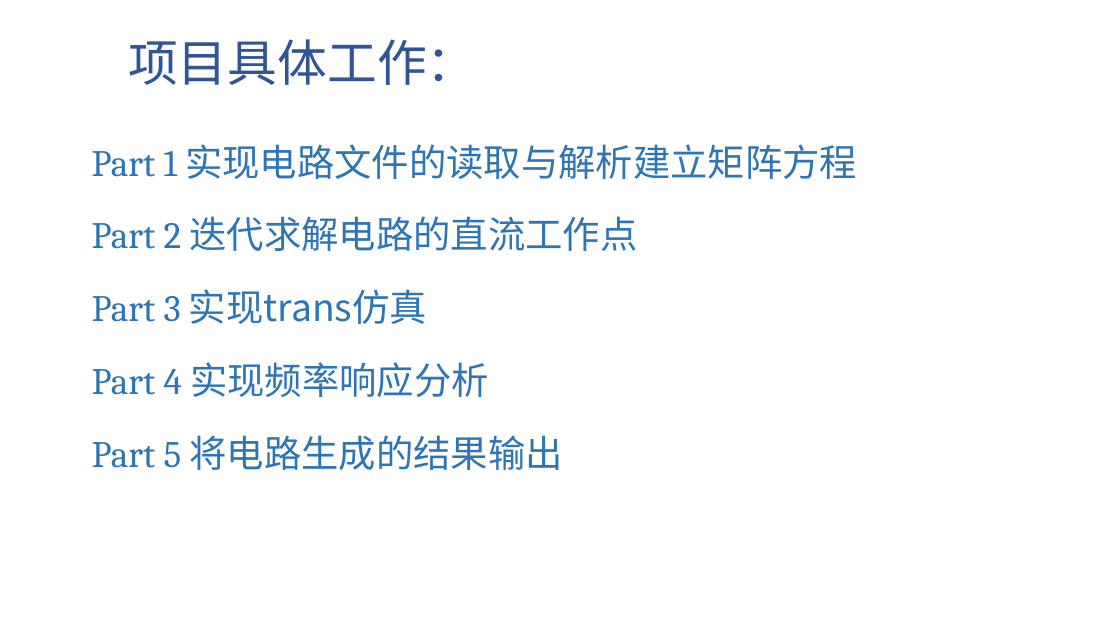
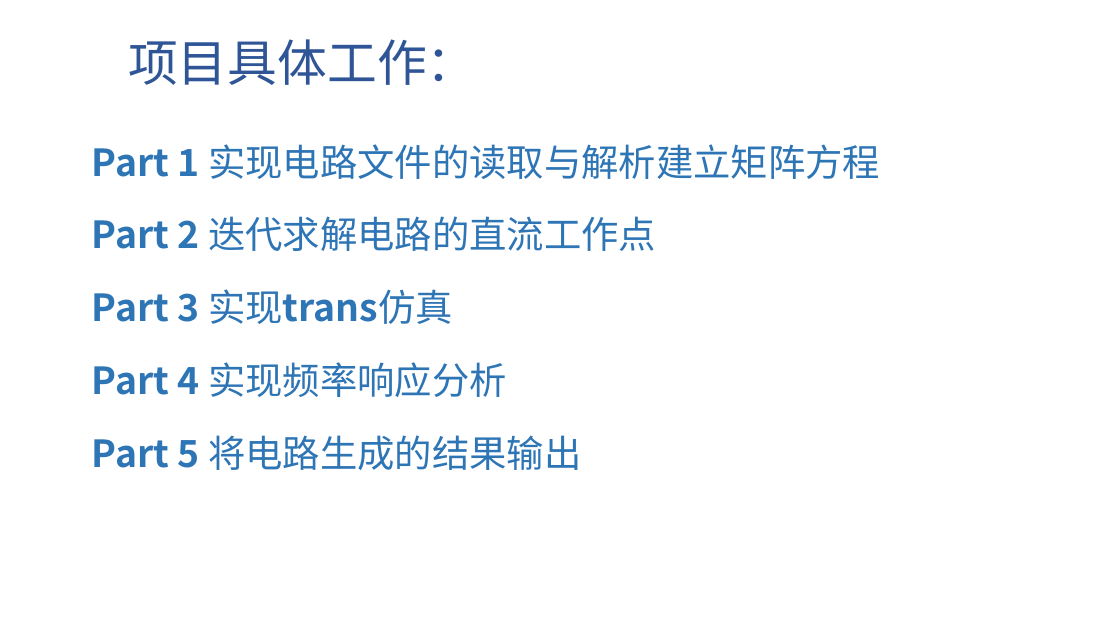
Before and after one commit to shifengzhicheng/FUDAN_ANALOG_EDA_MATLAB_SPICE, a slide deck: slide 7 of 基于MATLAB实现的模拟电路SPICE工具.pptx. Drawn at 1120x630 pixels with LibreOffice and Linux fonts; fonts in the diff are those of the drawing; background and template pictures are left out. Boxes give left, top, right and bottom in pixels: in the first picture for what was removed or moved away, otherwise in the second. Text is boxed around its words. In the diff, an @@ line names an element or a change of style, - is before the commit and + after.

Commit message:
更新零极点分析

```diff
--- a/基于MATLAB实现的模拟电路SPICE工具.pptx
+++ b/基于MATLAB实现的模拟电路SPICE工具.pptx
@@ text "Part 1 实现电路文件的读取与解析建立矩阵方程" at (x1=92, y1=144, x2=880, y2=470): font Cambria to Noto Sans CJK SC in "Part 1", "Part 2", "Part 3", "Part 4" and 1 more places; bold on in "Part 1", "Part 2", "Part 3 实现trans仿真", "Part 4" and 1 more places @@
```
Also in this commit, not shown: 10 other slides changed, 4 slides added, 4 slides removed, 6 other files.
